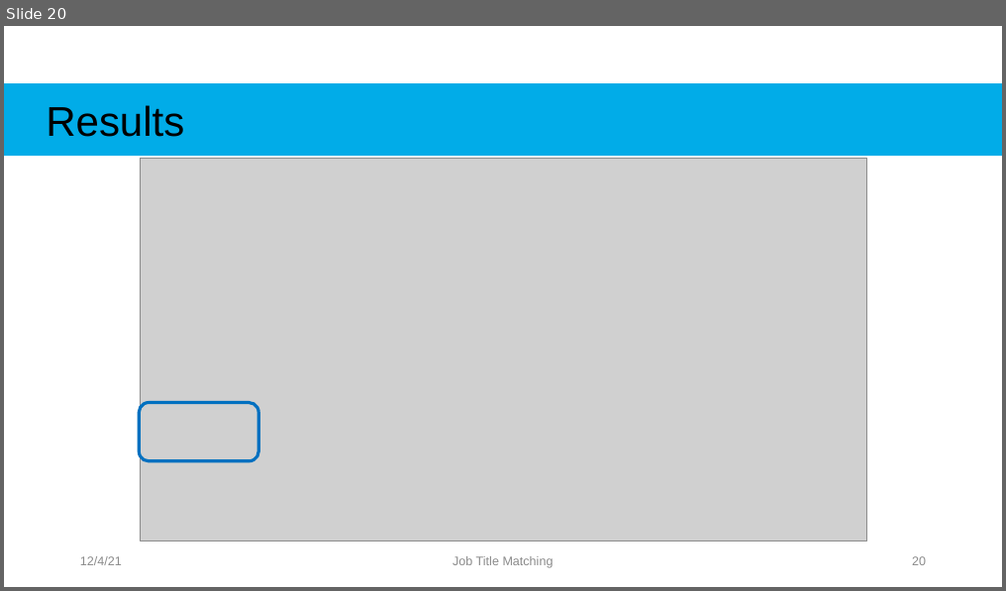
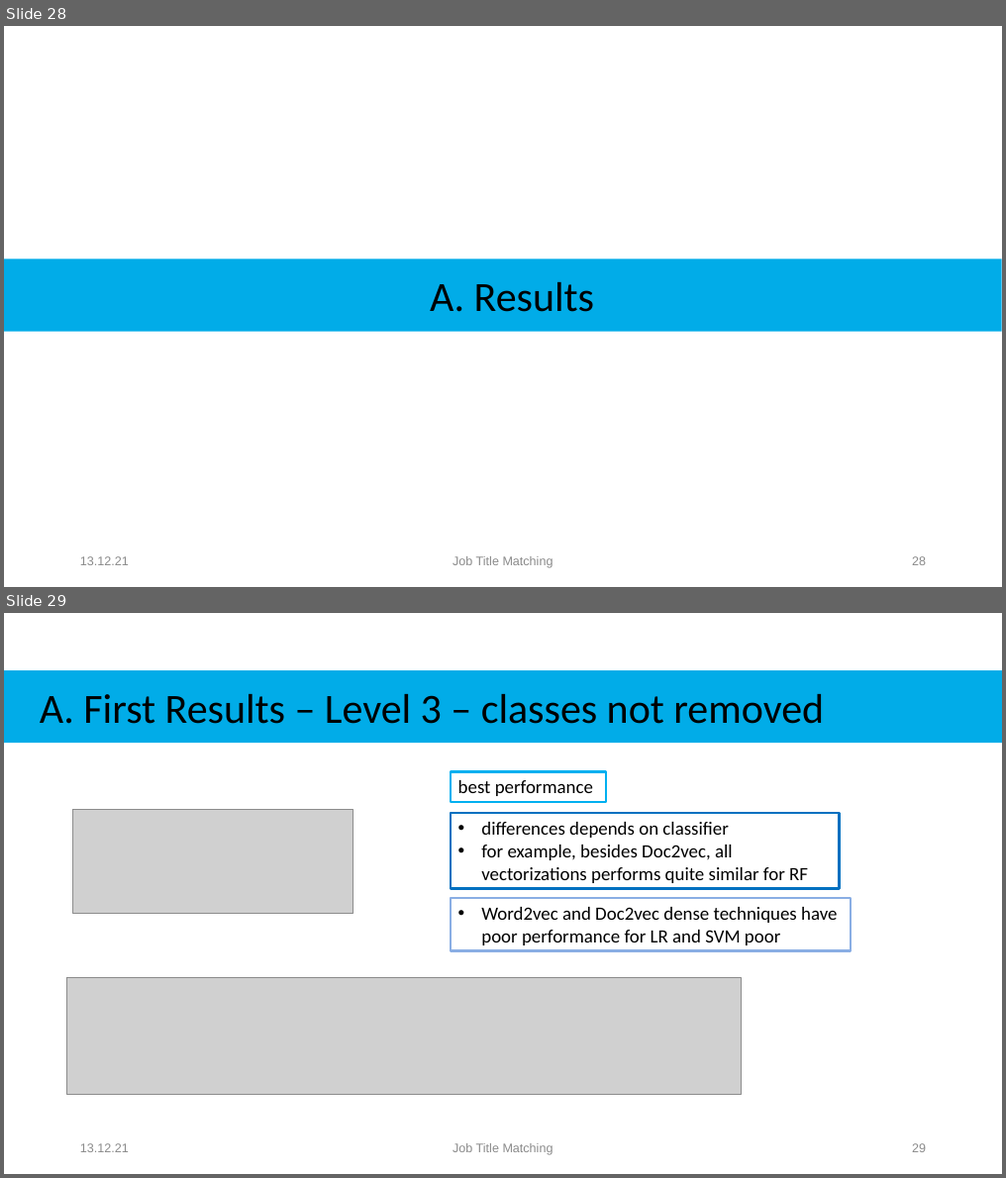
Before and after one commit to Rahkakavee/job-title-matching, a slide deck: presentation/Kolloquium.pptx. Shown one above the other, each under a label of ours: slide 20 before the commit, slides 28 and 29 after it. The pictures are 1006x591 and 1006x1178 pixels, drawn with LibreOffice and Linux fonts; fonts in the diff are those of the drawing; grey boxes stand for pictures. Boxes give left, top, right and bottom in pixels: in the first picture for what was removed or moved away, otherwise in the second. Text is boxed around its words. In the diff, an @@ line names an element or a change of style, - is before the commit and + after.

```diff
--- a/presentation/Kolloquium.pptx
+++ b/presentation/Kolloquium.pptx
@@ slide 29 added at bbox=[4, 613, 1002, 1174], background #FFFFFF @@
@@ rectangle added at bbox=[4, 670, 1002, 744], fill #01ACE8, 40 pt, text #000000 @@
+A. First Results – Level 3 – classes not removed
@@ rectangle added at bbox=[450, 771, 606, 802], outline #00B0F0 2.25 pt, 18 pt, text #000000 @@
+best performance
@@ picture added at bbox=[73, 810, 353, 914] @@
@@ rectangle added at bbox=[450, 813, 840, 888], outline #0070C0 2.25 pt, 18 pt, text #000000 @@
+• differences depends on classifier
+• for example, besides Doc2vec, all vectorizations performs quite similar for RF
@@ rectangle added at bbox=[450, 898, 850, 952], outline #8AAEE4 2.25 pt, 18 pt, text #000000 @@
+• Word2vec and Doc2vec dense techniques have poor performance for LR and SVM poor
@@ picture added at bbox=[66, 977, 741, 1094] @@
@@ text added at bbox=[80, 1144, 129, 1153], 12 pt, text #8C8C8C @@
+13.12.21
@@ text added at bbox=[452, 1144, 553, 1156], 12 pt, text #8C8C8C @@
+Job Title Matching
@@ page number added at bbox=[912, 1144, 926, 1153], 12 pt, text #8C8C8C @@
+29
@@ what was slide 20 is now slide 28 @@
@@ slide 28 changed as well @@
@@ picture removed at bbox=[140, 158, 866, 541] @@
@@ rectangle "A. Results": place and size @@
-rectangle "A. Results" at bbox=[4, 83, 1002, 157]
+rectangle "A. Results" at bbox=[4, 259, 1002, 332]
@@ text in rectangle at bbox=[430, 282, 594, 312]: text changed; font Arial to Calibri @@
-Results
+A. Results
@@ rounded rectangle removed at bbox=[139, 402, 258, 461] @@
@@ text at bbox=[80, 557, 129, 566]: text changed @@
-12/4/21
+13.12.21
```
Also in this commit, not shown: 23 other slides changed, 8 other slides added, 1 slide removed, 2 other files.
